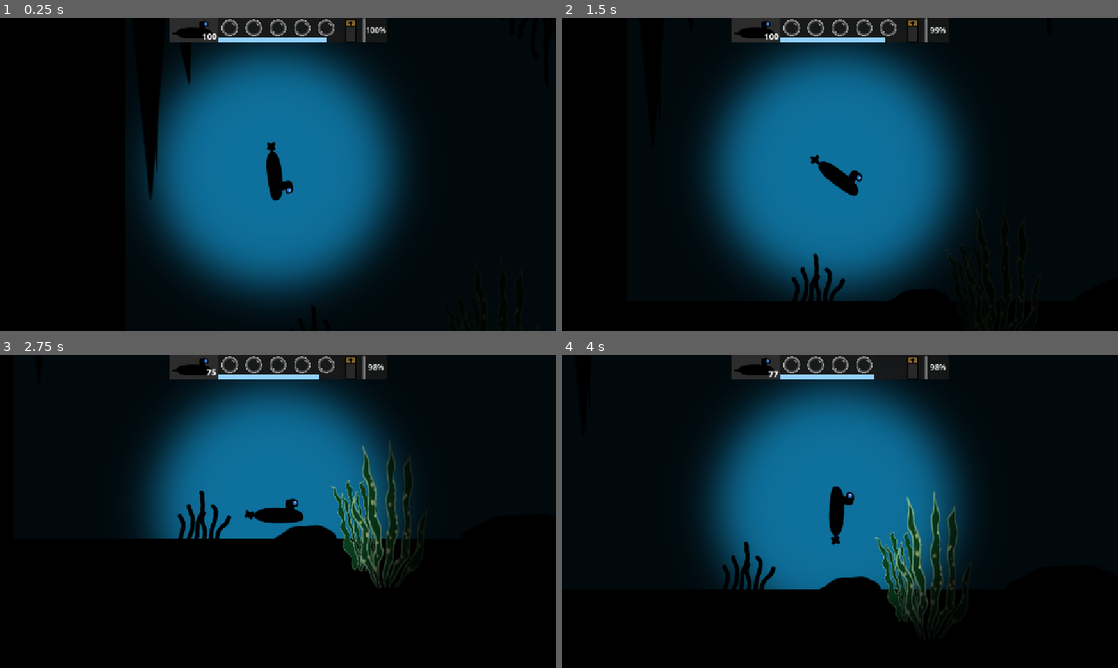
Above: before the commit, frames 1-4 (two rows, left to right).
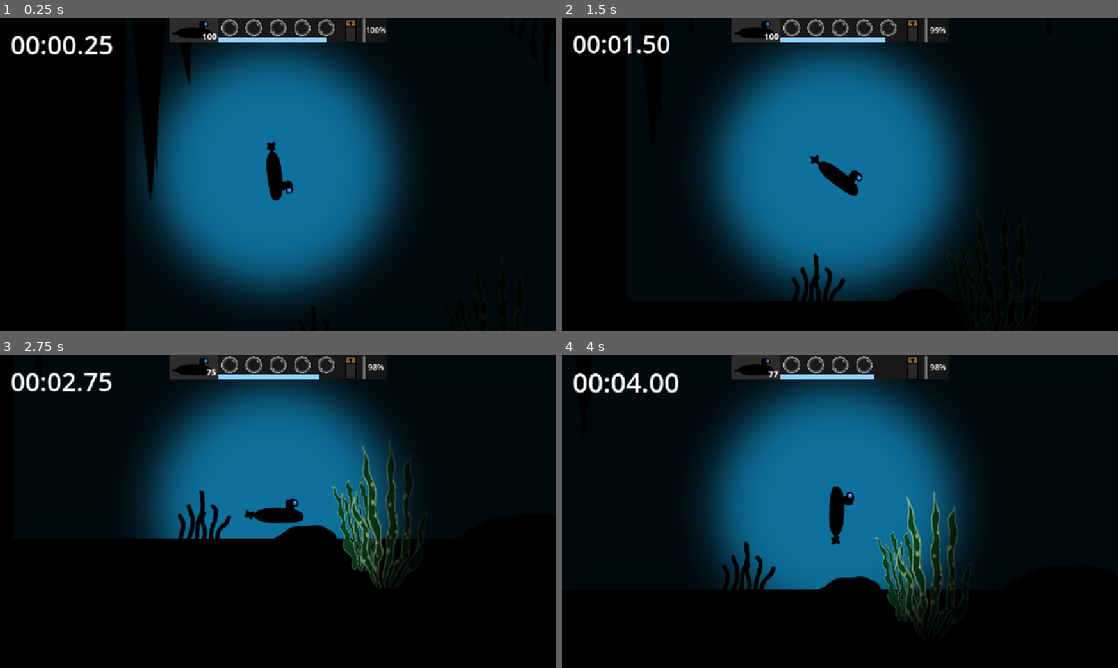
Above: after the commit, the same moments.

Repository: EddieRowe/godot-wild-jam-82
Game: Godot game, scene res://levels/level_1.tscn
Same seed, same stepped clock (60 frames per second), same inputs: the game is played once before the commit and once after it. This scene is started directly instead of the project's main scene.
Inputs:
- Up to frame 1 (0.25 s): no input
- Up to frame 2 (1.5 s): tap Enter (ui_accept) at 0.5, 0.77 s; hold Right (ui_right) 0.53-1.28 s; hold Down (ui_down) from 1.28 s (still down)
- Up to frame 3 (2.75 s): tap Enter (ui_accept) at 1.52 s; release Down (ui_down) at 2.03 s; hold Right (ui_right) from 2.03 s (still down)
- Up to frame 4 (4 s): release Right (ui_right) at 2.78 s; hold Up (ui_up) 2.78-3.53 s; tap Enter (ui_accept) at 3.02, 3.77 s; hold Left (ui_left) from 3.53 s (still down)

The runs differ from the first frame. In frame 1, 0.5% of the frame differs, in the area x 2-21%, y 5-12%; in frame 2, 0.5%; in frame 3, 0.5%; in frame 4, 0.6%, in the area x 2-21%, y 5-13%.

Commit message:
add level timer ui

Diff:
--- a/levels/level_1.tscn
+++ b/levels/level_1.tscn
@@ -1,6 +1,7 @@
-[gd_scene load_steps=31 format=3 uid="uid://cnep5qop4e823"]
+[gd_scene load_steps=32 format=3 uid="uid://cnep5qop4e823"]
 
 [ext_resource type="PackedScene" uid="uid://crghl5mtabw4e" path="res://prefabs/main_audio.tscn" id="1_l53as"]
+[ext_resource type="PackedScene" uid="uid://boaipqmv57708" path="res://prefabs/in_game_timer_canvas_layer.tscn" id="1_pnpm1"]
 [ext_resource type="PackedScene" uid="uid://cphyt7srqwafr" path="res://prefabs/Player.tscn" id="1_vn7o3"]
 [ext_resource type="Script" uid="uid://dgvltd8eyaevh" path="res://scripts/obstacle.gd" id="2_bt44k"]
 [ext_resource type="PackedScene" uid="uid://psx14rlat6ij" path="res://prefabs/kelp_black.tscn" id="4_kx6l7"]
@@ -35,6 +36,8 @@
 
 [node name="Level1" type="Node2D"]
 
+[node name="InGameTimerCanvasLayer" parent="." instance=ExtResource("1_pnpm1")]
+
 [node name="Main Audio" parent="." instance=ExtResource("1_l53as")]
 
 [node name="ColorRect" type="ColorRect" parent="."]
--- /dev/null
+++ b/prefabs/in_game_timer_canvas_layer.tscn
@@ -0,0 +1,107 @@
+[gd_scene load_steps=6 format=3 uid="uid://boaipqmv57708"]
+
+[ext_resource type="Script" uid="uid://vt1vgyveka0j" path="res://scripts/ui/ingame_timer.gd" id="1_ufxsp"]
+
+[sub_resource type="Animation" id="Animation_ufxsp"]
+resource_name = "timer_run"
+loop_mode = 1
+tracks/0/type = "value"
+tracks/0/imported = false
+tracks/0/enabled = true
+tracks/0/path = NodePath("..:scale")
+tracks/0/interp = 1
+tracks/0/loop_wrap = true
+tracks/0/keys = {
+"times": PackedFloat32Array(0, 0.5, 1),
+"transitions": PackedFloat32Array(1, 1, 1),
+"update": 0,
+"values": [Vector2(1, 1), Vector2(0.91, 0.91), Vector2(1, 1)]
+}
+tracks/1/type = "value"
+tracks/1/imported = false
+tracks/1/enabled = true
+tracks/1/path = NodePath(".:theme_override_colors/default_color")
+tracks/1/interp = 1
+tracks/1/loop_wrap = true
+tracks/1/keys = {
+"times": PackedFloat32Array(0),
+"transitions": PackedFloat32Array(1),
+"update": 0,
+"values": [Color(1, 1, 1, 1)]
+}
+
+[sub_resource type="Animation" id="Animation_ubat8"]
+length = 0.001
+tracks/0/type = "value"
+tracks/0/imported = false
+tracks/0/enabled = true
+tracks/0/path = NodePath("..:scale")
+tracks/0/interp = 1
+tracks/0/loop_wrap = true
+tracks/0/keys = {
+"times": PackedFloat32Array(0),
+"transitions": PackedFloat32Array(1),
+"update": 0,
+"values": [Vector2(1, 1)]
+}
+tracks/1/type = "value"
+tracks/1/imported = false
+tracks/1/enabled = true
+tracks/1/path = NodePath(".:theme_override_colors/default_color")
+tracks/1/interp = 1
+tracks/1/loop_wrap = true
+tracks/1/keys = {
+"times": PackedFloat32Array(0),
+"transitions": PackedFloat32Array(1),
+"update": 0,
+"values": [Color(0.679015, 2.86378e-06, 2.88785e-07, 1)]
+}
+
+[sub_resource type="Animation" id="Animation_e2cb4"]
+resource_name = "timer_dead"
+tracks/0/type = "value"
+tracks/0/imported = false
+tracks/0/enabled = true
+tracks/0/path = NodePath(".:theme_override_colors/default_color")
+tracks/0/interp = 1
+tracks/0/loop_wrap = true
+tracks/0/keys = {
+"times": PackedFloat32Array(0),
+"transitions": PackedFloat32Array(1),
+"update": 0,
+"values": [Color(0.679015, 2.86378e-06, 2.88785e-07, 1)]
+}
+
+[sub_resource type="AnimationLibrary" id="AnimationLibrary_e2cb4"]
+_data = {
+&"RESET": SubResource("Animation_ubat8"),
+&"timer_dead": SubResource("Animation_e2cb4"),
+&"timer_run": SubResource("Animation_ufxsp")
+}
+
+[node name="InGameTimerCanvasLayer" type="CanvasLayer"]
+script = ExtResource("1_ufxsp")
+
+[node name="PanelContainer" type="PanelContainer" parent="."]
+self_modulate = Color(1, 1, 1, 0)
+anchors_preset = 15
+anchor_right = 1.0
+anchor_bottom = 1.0
+offset_left = 21.0
+offset_top = 17.0
+offset_right = -822.0
+offset_bottom = -548.0
+grow_horizontal = 2
+grow_vertical = 2
+
+[node name="TimerRichTextLabel" type="RichTextLabel" parent="PanelContainer"]
+layout_mode = 2
+theme_override_colors/default_color = Color(0.679015, 2.86378e-06, 2.88785e-07, 1)
+theme_override_font_sizes/normal_font_size = 56
+bbcode_enabled = true
+text = "00:00"
+
+[node name="AnimationPlayer" type="AnimationPlayer" parent="PanelContainer/TimerRichTextLabel"]
+libraries = {
+&"": SubResource("AnimationLibrary_e2cb4")
+}
--- /dev/null
+++ b/scripts/ui/ingame_timer.gd
@@ -0,0 +1,34 @@
+extends CanvasLayer
+
+var current_run_time : float = 0.0
+@onready var timer_rich_text_label: RichTextLabel = $PanelContainer/TimerRichTextLabel
+var running = true
+@onready var animation_player: AnimationPlayer = $PanelContainer/TimerRichTextLabel/AnimationPlayer
+
+func _ready() -> void:
+	var player : PlayerMovement = get_parent().get_node("Player/RigidBody2D")
+	player.health.healthChanged.connect(_player_health_update)
+	animation_player.play("timer_run")
+
+func _player_health_update(newHealth : int) -> void:
+	if newHealth <= 0 and running:
+		running = false
+		animation_player.play("timer_dead")
+
+func _process(delta: float) -> void:
+	current_run_time += delta
+	_update_ui()
+
+func _update_ui() -> void:
+	if (!running):
+		return
+	timer_rich_text_label.text = _format_float_to_string(current_run_time)
+
+func _format_float_to_string(time : float) -> String:
+	var seconds : float = fmod(time , 60.0)
+	var minutes : int   =  int(time / 60.0) % 60
+	var mmss_string : String = "%02d:%05.2f" % [minutes, seconds]
+	return mmss_string
+
+func _pause_timer() -> void:
+	running = false
Not shown, added: scripts/ui/ingame_timer.gd.uid
